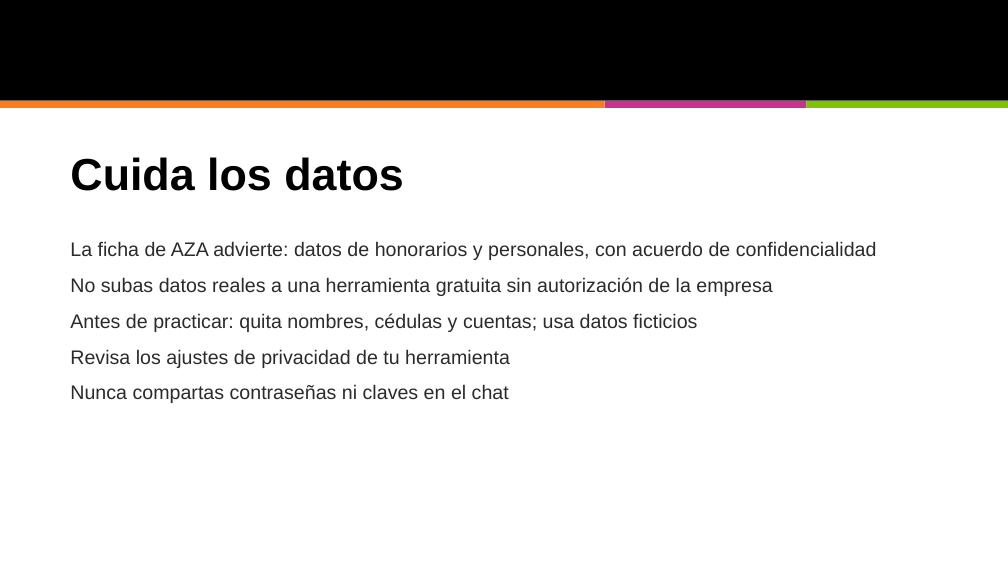
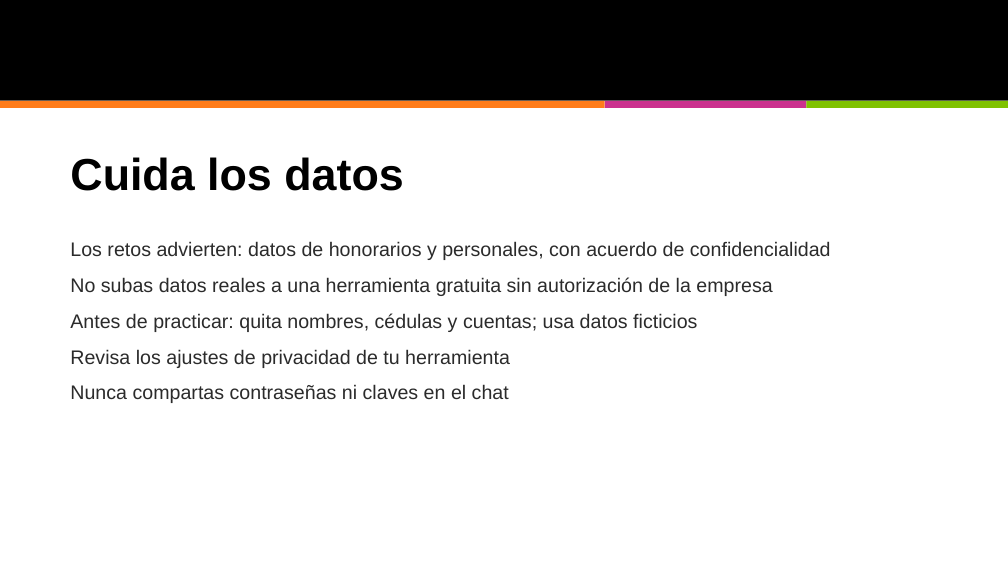
Before and after one commit to RicardoTangarife/ia-basico, a slide deck: slide 9 of Semana_02/Sesion_01/presentacion/Sesion03_Capa2_basico_IA.pptx. Drawn at 1008x567 pixels with LibreOffice and Linux fonts; fonts in the diff are those of the drawing; background and template pictures are left out. Boxes give left, top, right and bottom in pixels: in the first picture for what was removed or moved away, otherwise in the second. Text is boxed around its words. In the diff, an @@ line names an element or a change of style, - is before the commit and + after.

```diff
--- a/Semana_02/Sesion_01/presentacion/Sesion03_Capa2_basico_IA.pptx
+++ b/Semana_02/Sesion_01/presentacion/Sesion03_Capa2_basico_IA.pptx
@@ text at (70, 241, 831, 260): text changed @@
-La ficha de AZA advierte: datos de honorarios y personales, con acuerdo de confidencialidad
+Los retos advierten: datos de honorarios y personales, con acuerdo de confidencialidad
```
Also in this commit, not shown: 4 other slides changed.
